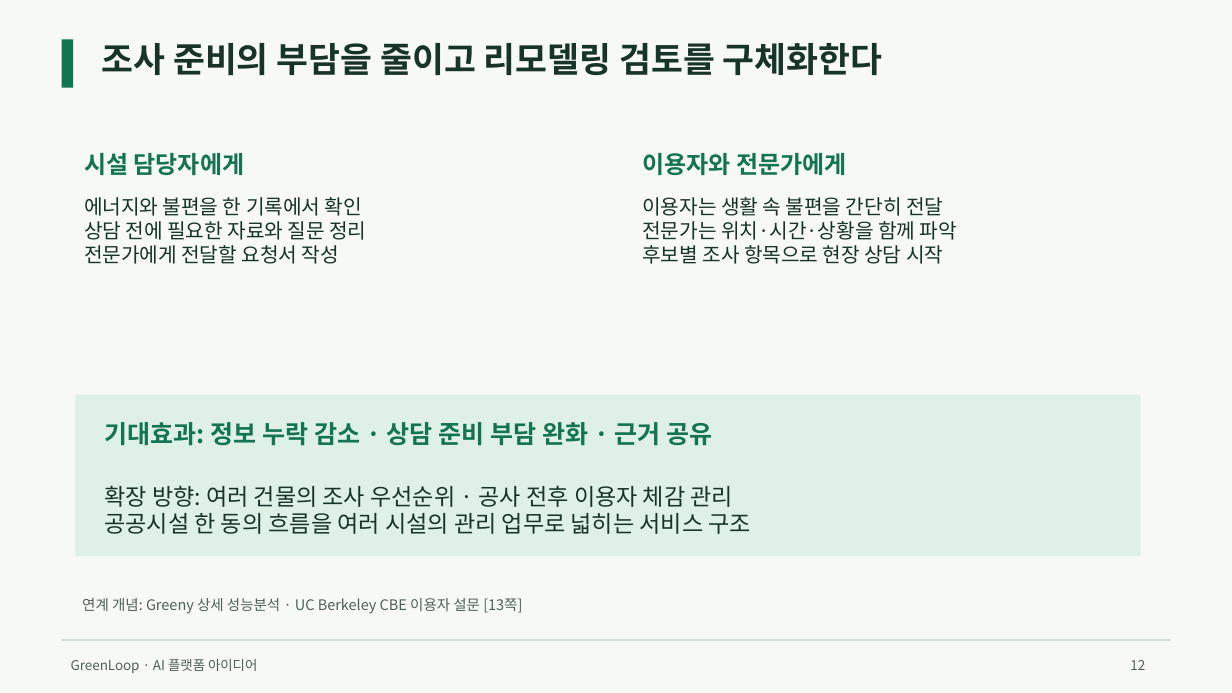
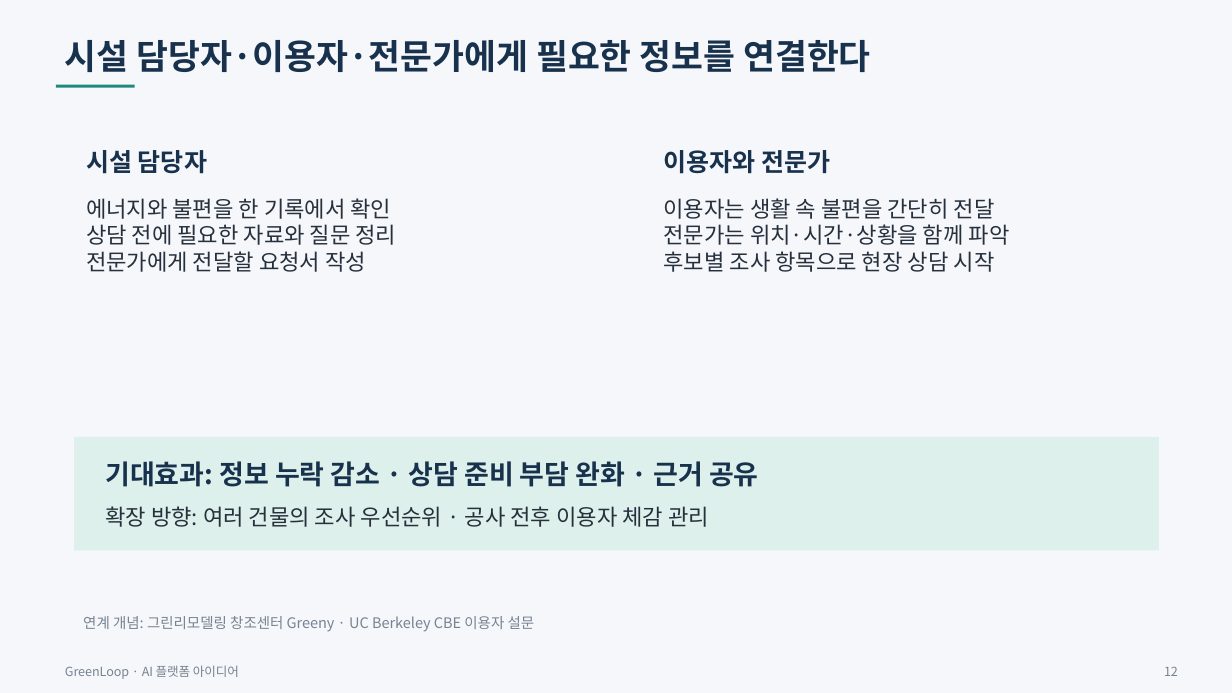
Before and after one commit to jeongiryang/green-remodeling-ai-2026, a slide deck: slide 12 of deliverables/final/GreenLoop_아이디어제안서.pptx. Drawn at 1232x693 pixels with LibreOffice and Linux fonts; fonts in the diff are those of the drawing. Boxes give left, top, right and bottom in pixels: in the first picture for what was removed or moved away, otherwise in the second. Text is boxed around its words. In the diff, an @@ line names an element or a change of style, - is before the commit and + after.

Commit message:
Finalize GreenLoop proposal with corrected PDF reference and submit preliminary entry

```diff
--- a/deliverables/final/GreenLoop_아이디어제안서.pptx
+++ b/deliverables/final/GreenLoop_아이디어제안서.pptx
@@ background #F6F9F6 to #F5F7FA @@
@@ rectangle removed at bbox=[62, 40, 73, 88] @@
@@ text at bbox=[65, 40, 871, 72]: text changed; text colour #183329 to #18324D @@
-조사 준비의 부담을 줄이고 리모델링 검토를 구체화한다
+시설 담당자·이용자·전문가에게 필요한 정보를 연결한다
@@ rectangle added at bbox=[55, 85, 134, 88], fill #20897D @@
@@ text at bbox=[86, 150, 207, 174]: text changed; size 18.8 to 19.5 pt; text colour #127452 to #18324D @@
-시설 담당자에게
+시설 담당자
@@ text at bbox=[664, 150, 831, 174]: text changed; size 18.8 to 19.5 pt; text colour #127452 to #18324D @@
-이용자와 전문가에게
+이용자와 전문가
@@ text "에너지와 불편을 한 기록에서 확인" at bbox=[86, 198, 397, 272]: size 15.8 to 17.2 pt, text colour #183329 to #27313D @@
@@ text "이용자는 생활 속 불편을 간단히 ..." at bbox=[664, 198, 1010, 272]: size 15.8 to 17.2 pt, text colour #183329 to #27313D @@
@@ text "이용자는 생활 속 불편을 간단히 ...": place and size @@
-text "이용자는 생활 속 불편을 간단히 ..." at bbox=[642, 197, 957, 264]
+text "이용자는 생활 속 불편을 간단히 ..." at bbox=[664, 198, 1010, 272]
@@ rectangle: place and size @@
-rectangle at bbox=[75, 395, 1141, 556]
+rectangle at bbox=[74, 437, 1159, 551]
@@ rectangle at bbox=[74, 437, 1159, 551]: fill #DFF1E7 to #DDF0EB @@
@@ text "기대효과: 정보 누락 감소 · ...": place and size @@
-text "기대효과: 정보 누락 감소 · ..." at bbox=[104, 422, 713, 446]
+text "기대효과: 정보 누락 감소 · ..." at bbox=[105, 461, 759, 487]
@@ text "기대효과: 정보 누락 감소 · ..." at bbox=[105, 461, 759, 487]: size 19.5 to 21 pt, text colour #127452 to #18324D @@
@@ text "확장 방향: 여러 건물의 조사 ...": place and size @@
-text "확장 방향: 여러 건물의 조사 ..." at bbox=[104, 485, 752, 534]
+text "확장 방향: 여러 건물의 조사 ..." at bbox=[105, 506, 709, 527]
@@ text "확장 방향: 여러 건물의 조사 ..." at bbox=[105, 506, 709, 527]: size 18 to 17.2 pt, text colour #183329 to #27313D @@
@@ text at bbox=[104, 513, 752, 534]: paragraph removed @@
-공공시설 한 동의 흐름을 여러 시설의 관리 업무로 넓히는 서비스 구조
@@ text at bbox=[83, 616, 535, 632]: text changed; text colour #4E6157 to #778392 @@
-연계 개념: Greeny 상세 성능분석 · UC Berkeley CBE 이용자 설문 [13쪽]
+연계 개념: 그린리모델링 창조센터 Greeny · UC Berkeley CBE 이용자 설문
@@ rectangle removed at bbox=[62, 640, 1171, 641] @@
@@ text "GreenLoop · AI 플랫폼 아이디어" at bbox=[65, 665, 239, 679]: size 10.5 to 9.8 pt, text colour #4E6157 to #778392 @@
@@ text "12": place and size @@
-text "12" at bbox=[1130, 660, 1145, 670]
+text "12" at bbox=[1164, 667, 1178, 676]
@@ text "12" at bbox=[1164, 667, 1178, 676]: size 10.5 to 9.8 pt, text colour #4E6157 to #778392 @@
```
Also in this commit, not shown: 12 other slides changed, 14 other files.
